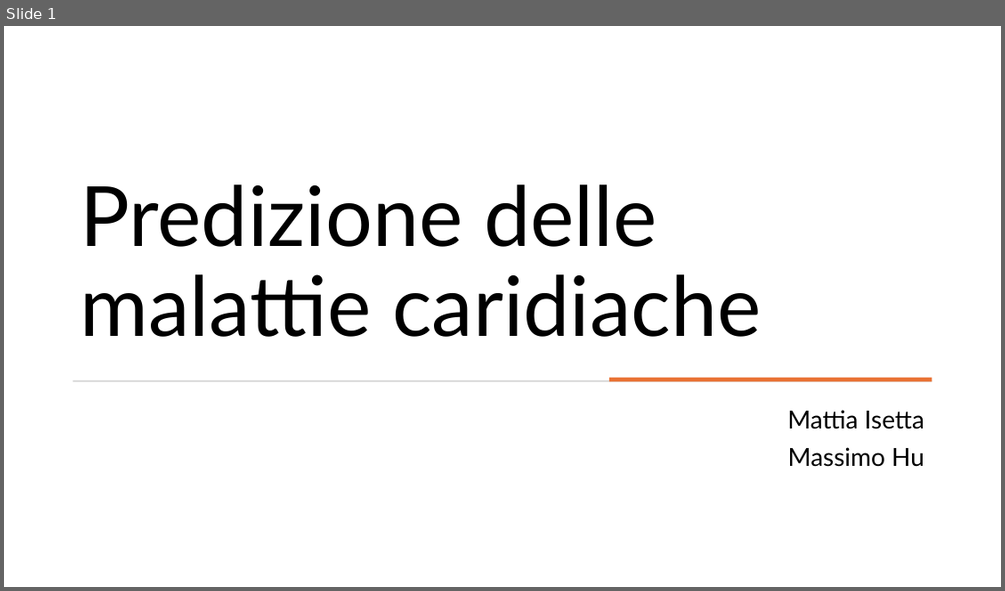
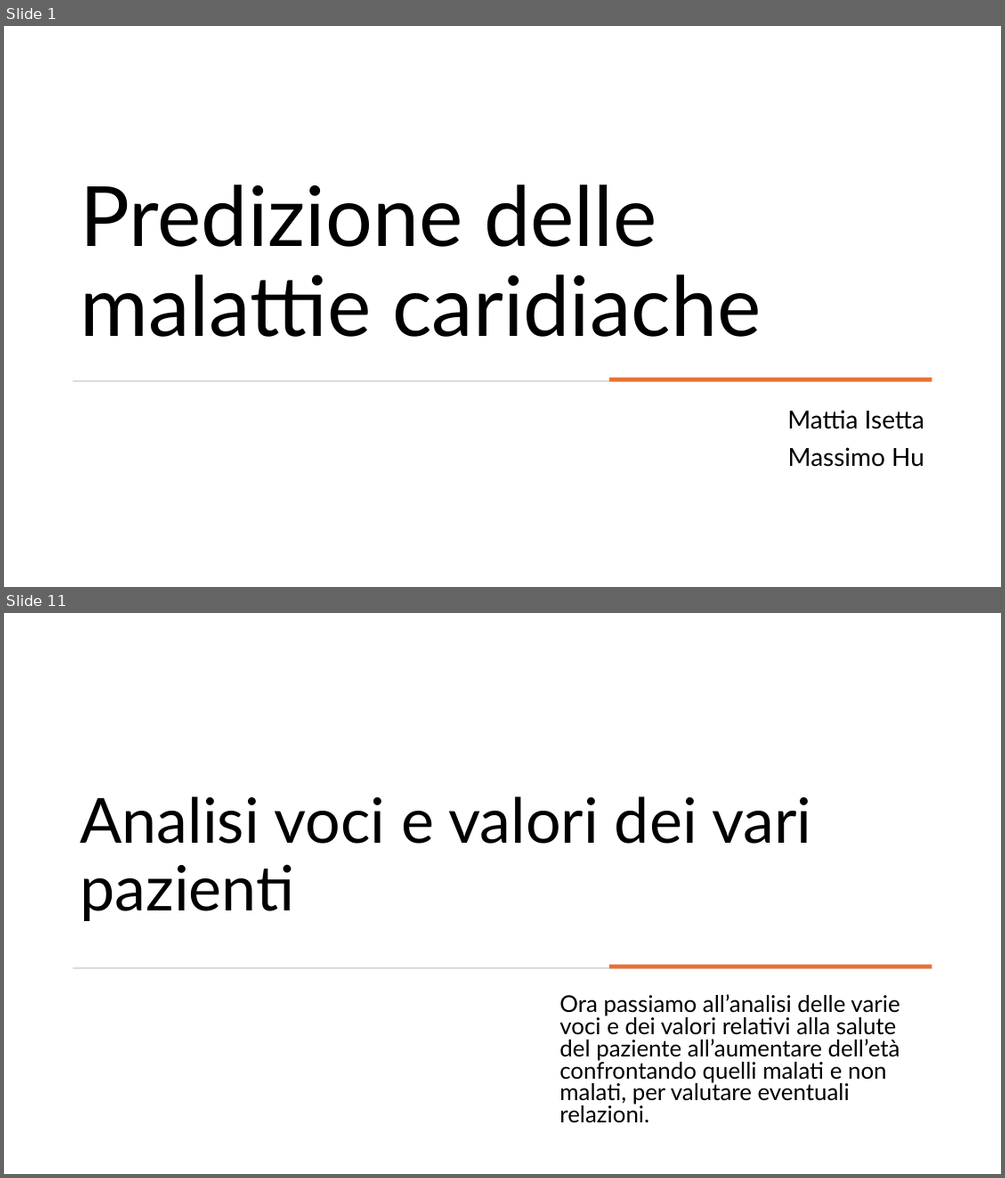
Before and after one commit to mattiaise/scientific-visualization, a slide deck: presentazione/presentazione.pptx. Shown one above the other, each under a label of ours: slide 1 before the commit, slides 1 and 11 after it; the slides between them are not shown. The pictures are 1005x591 and 1005x1178 pixels, drawn with LibreOffice and Linux fonts; fonts in the diff are those of the drawing. Boxes give left, top, right and bottom in pixels: in the first picture for what was removed or moved away, otherwise in the second. Text is boxed around its words. In the diff, an @@ line names an element or a change of style, - is before the commit and + after.

```diff
--- a/presentazione/presentazione.pptx
+++ b/presentazione/presentazione.pptx
@@ slide 11 added at box(4, 613, 1001, 1174), background #FFFFFF @@
@@ title added at box(80, 796, 811, 921), 60 pt, text #000000 @@
+Analisi voci e valori dei vari pazienti
@@ rectangle added at box(73, 967, 932, 969), fill #D5D5D5 @@
@@ rectangle added at box(609, 965, 932, 969), fill #E97132 @@
@@ subtitle added at box(559, 994, 900, 1123), 22.2 pt, text #000000 @@
+Ora passiamo all’analisi delle varie voci e dei valori relativi alla salute del paziente all’aumentare dell’età confrontando quelli malati e non malati, per valutare eventuali relazioni.
```
Also in this commit, not shown: 17 other slides added, 1 slide removed.
